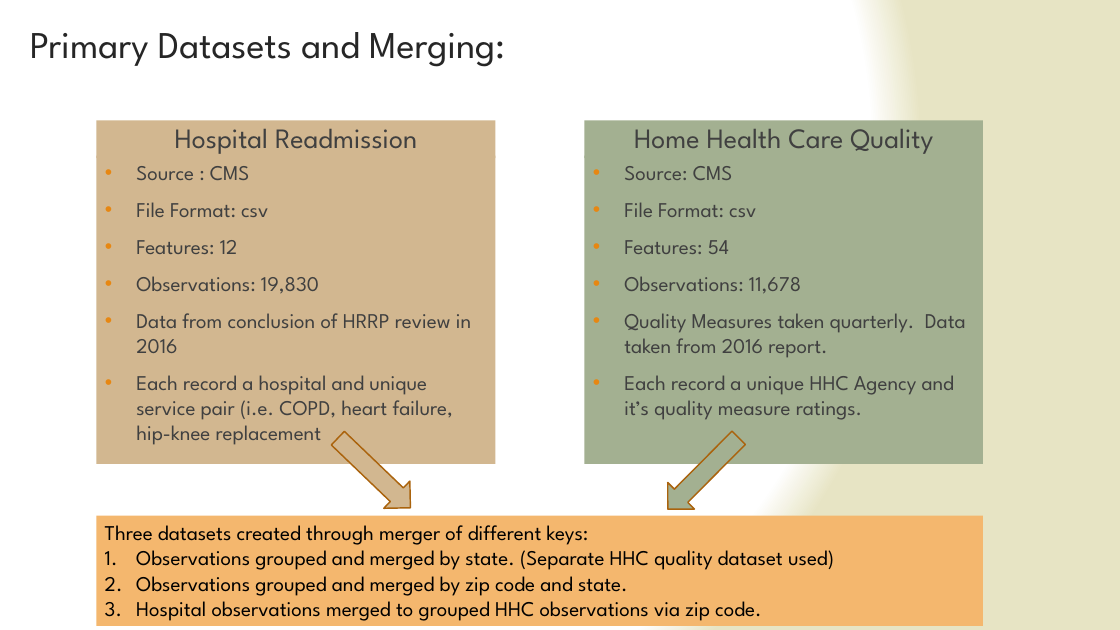
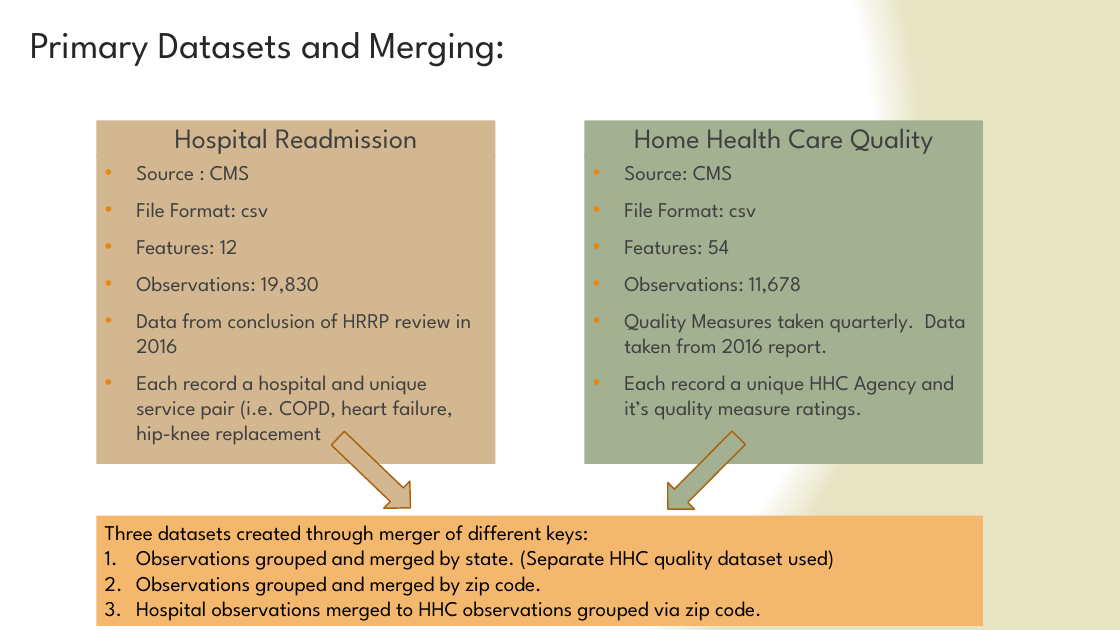
Before and after one commit to jsking751/Capstone_1, a slide deck: slide 4 of Capstone_1_Slide_Deck.pptx. Drawn at 1120x630 pixels with LibreOffice and Linux fonts; fonts in the diff are those of the drawing. Boxes give left, top, right and bottom in pixels: in the first picture for what was removed or moved away, otherwise in the second. Text is boxed around its words. In the diff, an @@ line names an element or a change of style, - is before the commit and + after.

Commit message:
Capstone 1 Final Slide Deck

```diff
--- a/Capstone_1_Slide_Deck.pptx
+++ b/Capstone_1_Slide_Deck.pptx
@@ text in rectangle at (136, 576, 762, 621): text changed @@
-2. Observations grouped and merged by zip code and state.
-3. Hospital observations merged to grouped HHC observations via zip code.
+2. Observations grouped and merged by zip code.
+3. Hospital observations merged to HHC observations grouped via zip code.
```
